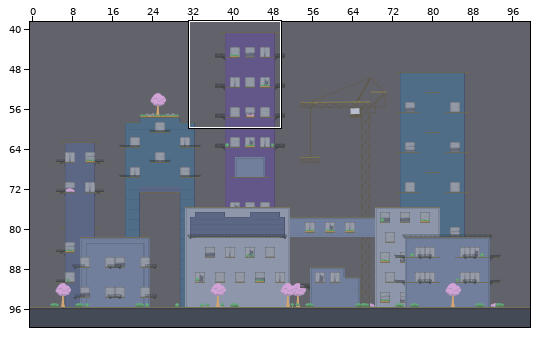
Two versions of a level (Tiled map (JSON), public/assets/maps/city.json). Above: a wide view before the commit, with the close-up outlined.
Close-up. Before the edit:
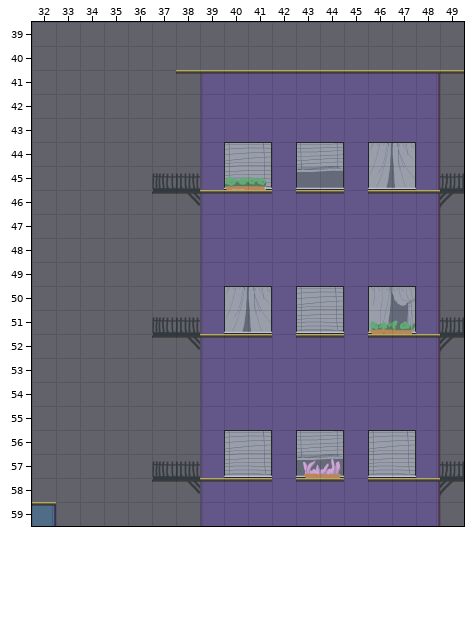
Cells are 100x100 px. Shown: x 32..49, y 39..59. The commit also changed other parts of the map, which this record leaves out. Tiles whose own drawing changed are shown in their newer look in all pictures.
And afterwards:
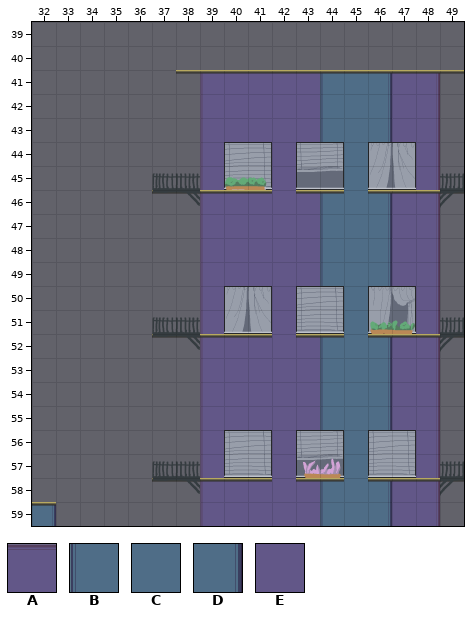
Key: from "tileset_buildings": A 7, B 43, C 44, D 45, E 47.
_ is an empty cell.
Change:
Layer "Background Tiles":
y 41: x 44..46 AAA -> BCD
y 42..43: x 44..46 EEE -> BCD
y 44..45: x 45 E -> C
y 46..49: x 44..46 EEE -> BCD
y 50..51: x 45 E -> C
y 52..55: x 44..46 EEE -> BCD
y 56..57: x 45 E -> C
y 58..59: x 44..46 EEE -> BCD
Pixel boxes of the changes (left, top, right, bottom) in both close-ups:
changed: (320, 73, 392, 526)
